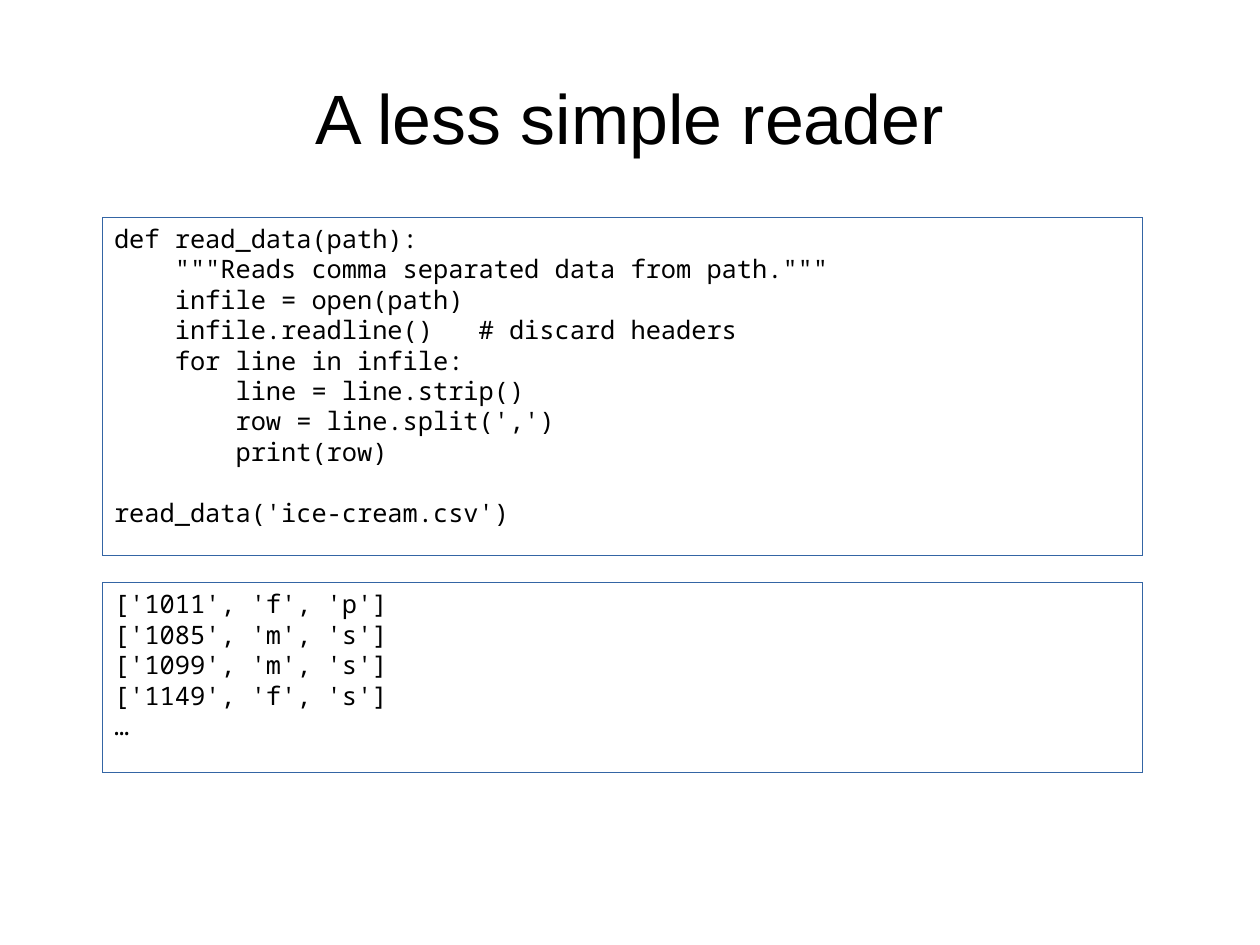
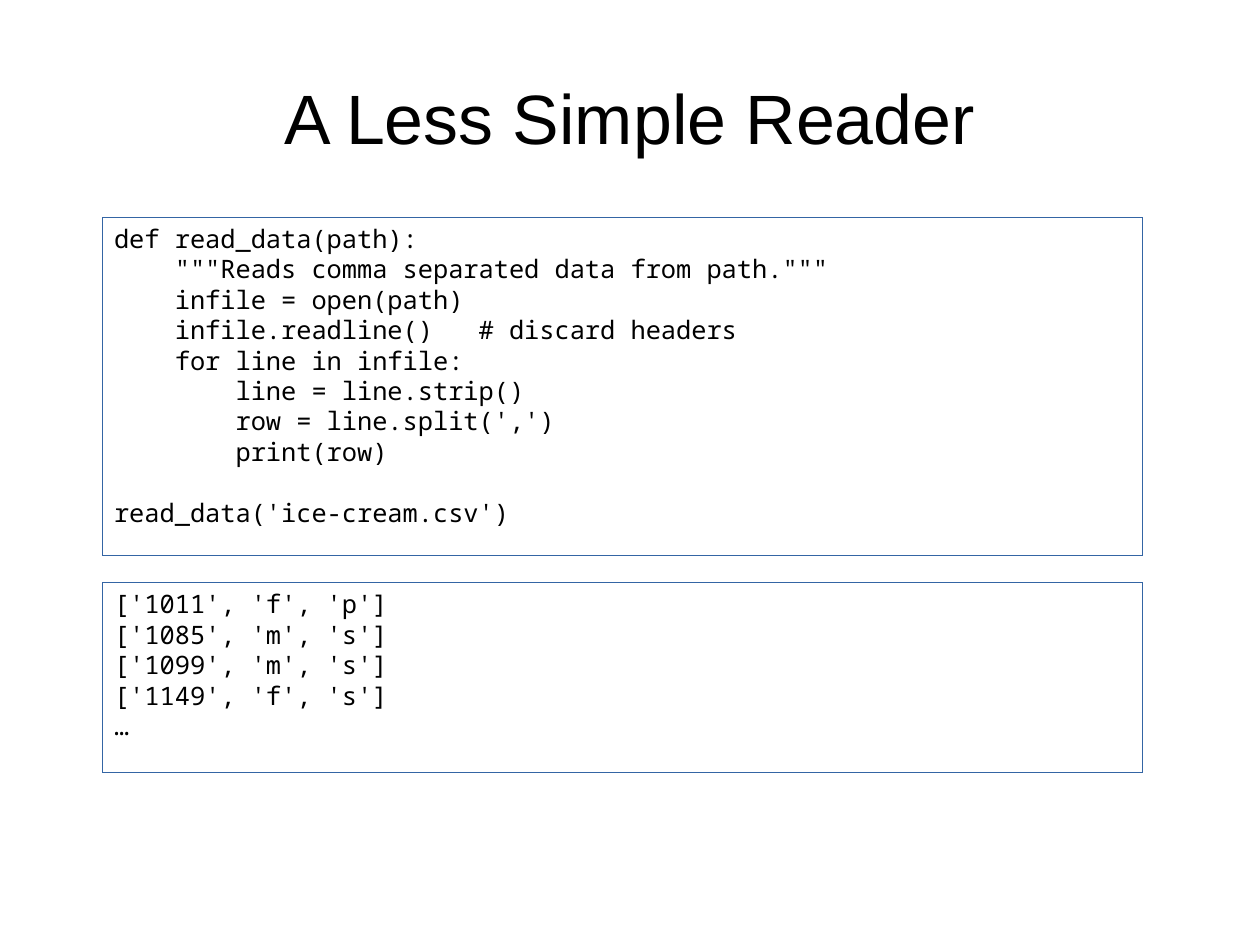
Before and after one commit to mwartell/gdi-ct, a slide deck: slide 7 of gdi-py102.odp. Drawn at 1260x945 pixels with LibreOffice and Linux fonts; fonts in the diff are those of the drawing. Boxes give left, top, right and bottom in pixels: in the first picture for what was removed or moved away, otherwise in the second. Text is boxed around its words. In the diff, an @@ line names an element or a change of style, - is before the commit and + after.

```diff
--- a/gdi-py102.odp
+++ b/gdi-py102.odp
@@ title at [284,93,975,157]: text changed @@
-A less simple reader
+A Less Simple Reader
```
Also in this commit, not shown: 6 slides added, 1 other file.
